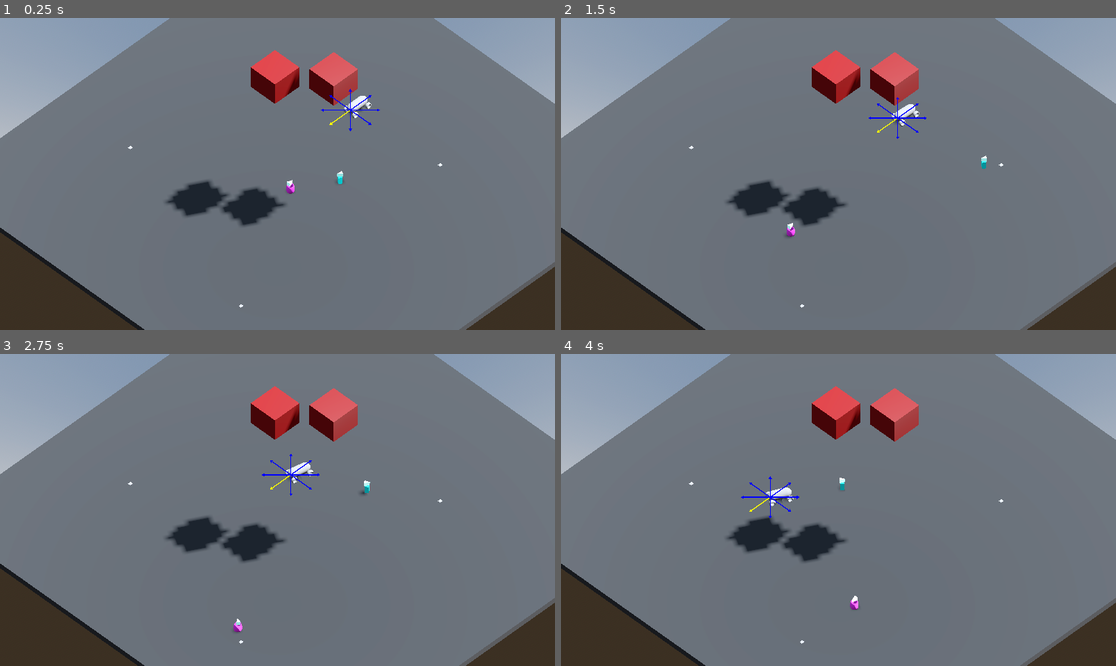
Above: before the commit, frames 1-4 (two rows, left to right).
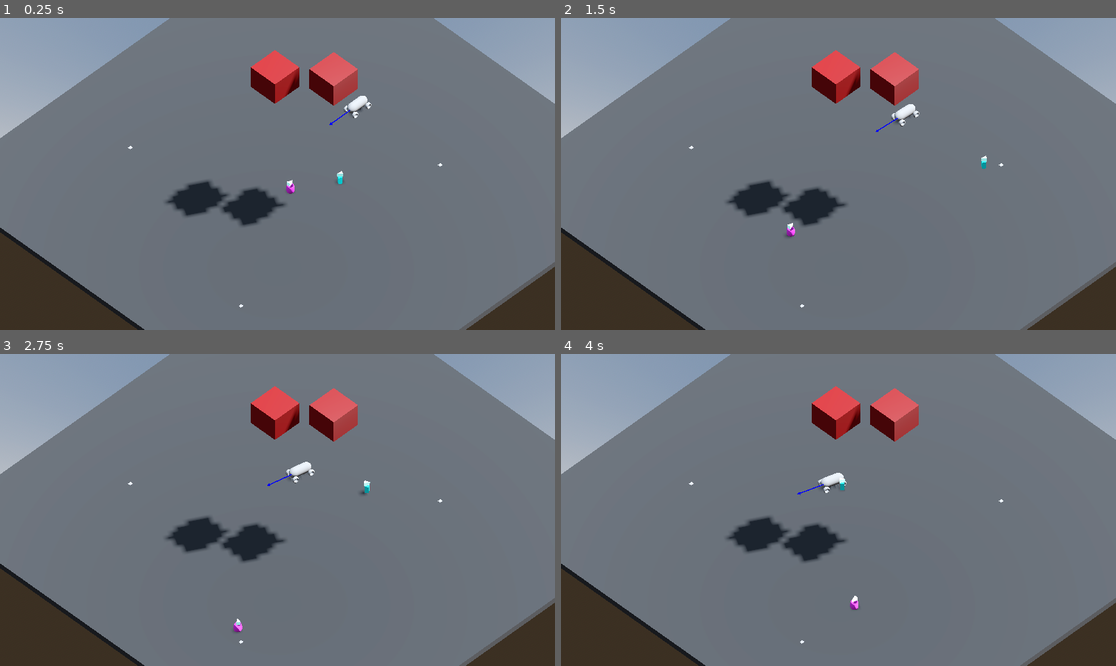
Above: after the commit, the same moments.

Repository: gparlakov/context_based_steering_test
Game: Godot game, scene res://navmesh_chhunks_demo_3d.tscn
The game is run twice, just before and just after one commit, with the same random seed, the same clock (stepped at 60 frames per second) and the same inputs.
Inputs (mouse positions are in pixels of both pictures, inside the frame that each line leads up to):
- Up to frame 1 (0.25 s): no input
- Up to frame 2 (1.5 s): move the mouse to (960, 158) at 0.52 s; click (960, 158) at 0.67 s; move the mouse to (727, 189) at 1.27 s; click (727, 189) at 1.42 s
- Up to frame 3 (2.75 s): move the mouse to (333, 441) at 2.02 s; click (333, 441) at 2.17 s
- Up to frame 4 (4 s): move the mouse to (810, 572) at 2.77 s; click (810, 572) at 2.92 s; move the mouse to (1005, 556) at 3.52 s; click (1005, 556) at 3.67 s

The runs differ from the first frame. In frame 1, 0.1% of the frame differs, in the area x 57-69%, y 22-37%; in frame 2, 0.1%; in frame 3, 0.2%; in frame 4, 0.4%, in the area x 32-52%, y 38-53%.

Commit message:
draws the z vector

Diff:
--- a/mono.gd
+++ b/mono.gd
@@ -6,7 +6,7 @@
 @export var num_rays := 8
 
 # context array
-var ray_directions = []
+var ray_directions :Array[Vector3]= []
 var interest = []
 var danger = []
 
@@ -15,21 +15,28 @@
 var acceleration = Vector2.ZERO
 
 const DebugOverlay = preload("res://debug_overlay.gd")
-
+var debug: DebugOverlay
+var timer
 
 # Called when the node enters the scene tree for the first time.
 func _ready() -> void:
 	interest.resize(num_rays)
 	danger.resize(num_rays)
 	ray_directions.resize(num_rays)
-	var debug = get_parent().get_node("DebugOverlay") as DebugOverlay
+	debug = get_parent().get_node("DebugOverlay") as DebugOverlay
 	for i in num_rays:
 		var angle = i * 2 * PI / num_rays
-		ray_directions[i] = (global_transform.basis.z).rotated(Vector3.UP, angle)
+		ray_directions[i] = (transform.basis.z).rotated(Vector3.UP, angle)
 		var r = ray_directions[i]
 		var color = Color(1,1,0) if i == 0 else Color(0,0,1)
 
-		debug.draw.add_vector(self, func():return r, 4, 2, color)
+		debug.draw.add_vector(self, func():return transform.basis.z, 4, 2, color)
+
+	# timer for engine force
+	timer = Timer.new()
+	add_child(timer)
+	timer.one_shot = true;
+	timer.start(2.5)
 
 
 # # Called every frame. 'delta' is the elapsed time since the previous frame.
@@ -37,10 +44,18 @@
 # 	pass
 
 func _physics_process(_delta: float) -> void:
+
+	for i in num_rays:
+		var angle = i * 2 * PI / num_rays
+		ray_directions[i] = (transform.basis.z).rotated(Vector3.UP, angle)
 	engine_force = 20
+
+	print(timer.time_left)
+	if(timer.is_stopped()):
+		engine_force = 0;
 	steer_force = 2
 	steering = -0.05
-	# set_interest()
+	set_interest()
 	# set_danger()
 	# choose_direction()
 	# var desired_velocity = chosen_dir.rotated(rotation) * max_speed
@@ -64,8 +79,11 @@
 func set_default_interest():
 	# Default to moving forward
 	for i in num_rays:
-		var d = ray_directions[i].dot(transform.basis.x)
+		var d = ray_directions[i].dot(-transform.basis.z)
 		interest[i] = max(0, d)
+		# var r = interest[i]
+		# debug.draw.add_vector(self, func():return r, 6, 2)
+	# print(interest)
 
 # func set_danger():
 # 	# Cast rays to find danger directions
@@ -86,3 +104,53 @@
 # 	for i in num_rays:
 # 		chosen_dir += ray_directions[i] * interest[i]
 # 	chosen_dir = chosen_dir.normalized()
+
+
+
+#### Defaults
+	# set_interest()
+	# set_danger()
+	# choose_direction()
+	# var desired_velocity = chosen_dir.rotated(rotation) * max_speed
+	# velocity = velocity.linear_interpolate(desired_velocity, steer_force)
+	# rotation = velocity.angle()
+	# move_and_collide(velocity * delta)
+
+
+
+# func set_interest():
+# 	# Set interest in each slot based on world direction
+# 	if owner and owner.has_method("get_path_direction"):
+# 		var path_direction = owner.get_path_direction(position)
+# 		for i in num_rays:
+# 			var d = ray_directions[i].rotated(rotation).dot(path_direction)
+# 			interest[i] = max(0, d)
+# 	# If no world path, use default interest
+# 	else:
+# 		set_default_interest()
+
+# func set_default_interest():
+# 	# Default to moving forward
+# 	for i in num_rays:
+# 		var d = ray_directions[i].rotated(rotation).dot(transform.x)
+# 		interest[i] = max(0, d)
+
+# func set_danger():
+# 	# Cast rays to find danger directions
+# 	var space_state = get_world_2d().direct_space_state
+# 	for i in num_rays:
+# 		var result = space_state.intersect_ray(position,
+# 				position + ray_directions[i].rotated(rotation) * look_ahead,
+# 				[self])
+# 		danger[i] = 1.0 if result else 0.0
+
+# func choose_direction():
+# 	# Eliminate interest in slots with danger
+# 	for i in num_rays:
+# 		if danger[i] > 0.0:
+# 			interest[i] = 0.0
+# 	# Choose direction based on remaining interest
+# 	chosen_dir = Vector2.ZERO
+# 	for i in num_rays:
+# 		chosen_dir += ray_directions[i] * interest[i]
+# 	chosen_dir = chosen_dir.normalized()
